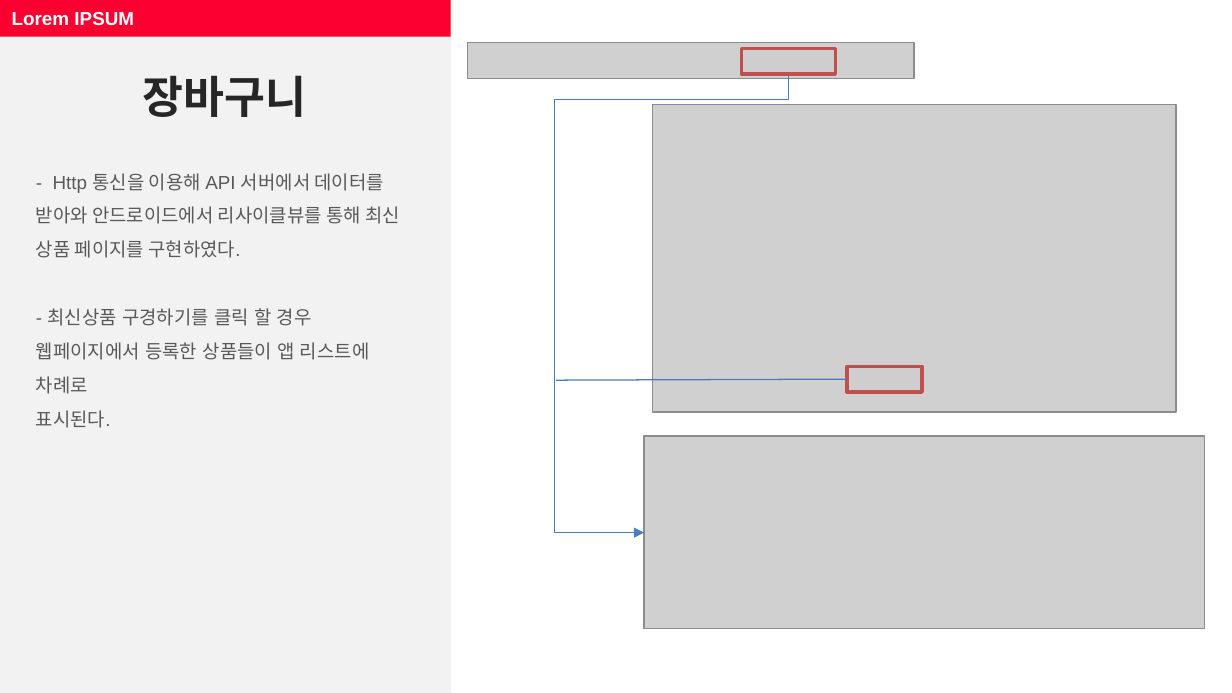
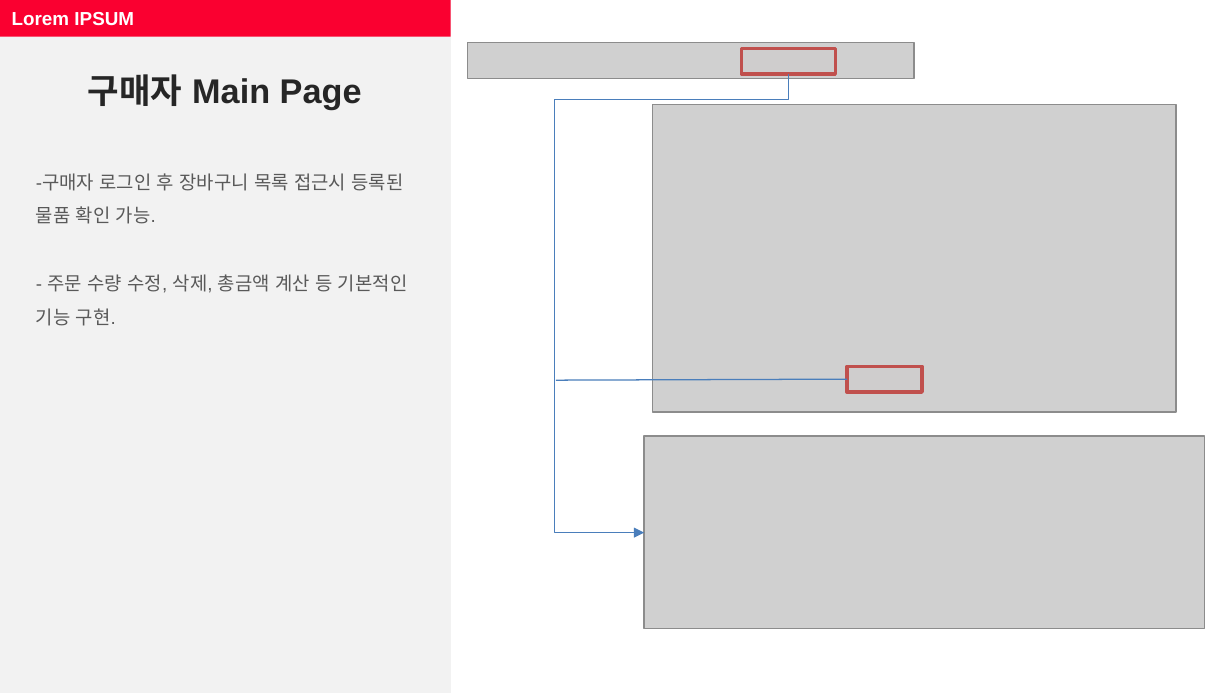
Before and after one commit to zozokjs/webapps, a slide deck: slide 11 of MusicFactory.pptx (slide 12 before the commit). Drawn at 1232x693 pixels with LibreOffice and Linux fonts; fonts in the diff are those of the drawing; grey boxes stand for pictures. Boxes give left, top, right and bottom in pixels: in the first picture for what was removed or moved away, otherwise in the second. Text is boxed around its words. In the diff, an @@ line names an element or a change of style, - is before the commit and + after.

Commit message:
2018.04.20.MF2. 수정된 PPT

```diff
--- a/MusicFactory.pptx
+++ b/MusicFactory.pptx
@@ text at [88,74,362,109]: text changed; size 26 to 20 pt @@
-장바구니
+구매자 Main Page
@@ text at [36,173,407,326]: text changed @@
-- Http 통신을 이용해 API 서버에서 데이터를 받아와 안드로이드에서 리사이클뷰를 통해 최신 상품 페이지를 구현하였다.
-- 최신상품 구경하기를 클릭 할 경우 웹페이지에서 등록한 상품들이 앱 리스트에 차례로
-표시된다.
+-구매자 로그인 후 장바구니 목록 접근시 등록된 물품 확인 가능.
+- 주문 수량 수정, 삭제, 총금액 계산 등 기본적인 기능 구현.
```
Also in this commit, not shown: 9 other slides changed, 1 slide added, 3 slides removed.
